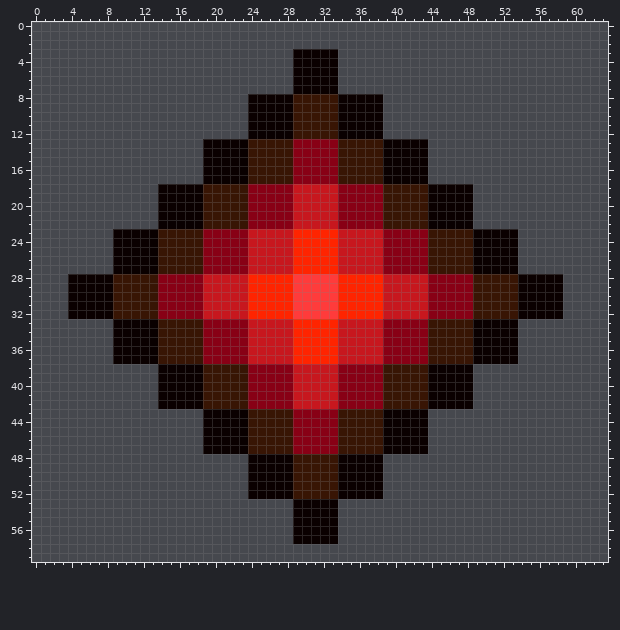
Pixel-art sprite -- comet_particle.png. Above, as it was before the edit.
The file is 64x60 pixels.
After the commit:
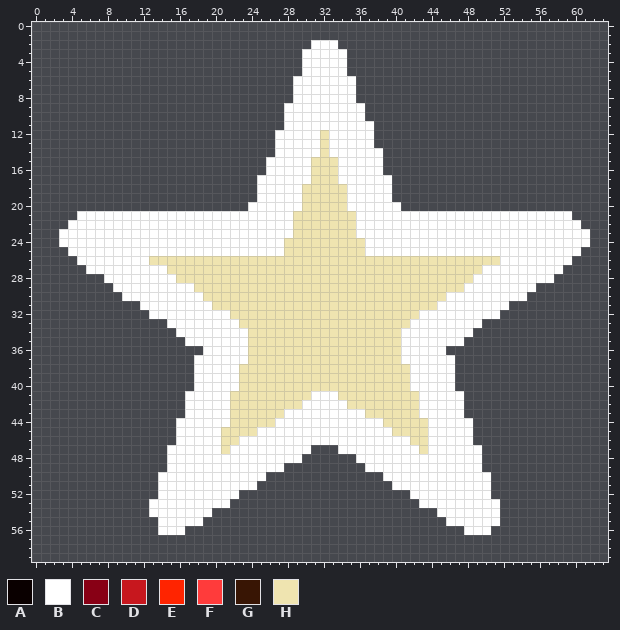
Palette (. is transparent): A #0a0000  B #ffffff  C #880015  D #c7171e  E #ff2400  F #ff3b3b  G #381504  H #efe4b0
Edits made:
Changed rows in their new state; - is an unchanged pixel.
first column x 3:
 2 ----------------------------BBB----------------------------
 3 --------------------------.BBBBB---------------------------
 4 --------------------------.BBBBB---------------------------
 5 --------------------------.BBBBB---------------------------
 6 --------------------------BBBBBBB--------------------------
 7 --------------------------BBBBBBB--------------------------
 8 ---------------------.....BBBBBBB...-----------------------
 9 ---------------------....BBBBBBBBB..-----------------------
10 ---------------------....BBBBBBBBB..-----------------------
11 ---------------------....BBBBBBBBBB.-----------------------
12 ---------------------...BBBBBHBBBBB.-----------------------
13 ----------------........BBBBBHBBBBB......------------------
14 ----------------........BBBBBHBBBBBB.....------------------
15 ----------------.......BBBBBHHHBBBBB.....------------------
16 ----------------.......BBBBBHHHBBBBB.....------------------
17 ----------------......BBBBBBHHHBBBBBB....------------------
18 -----------...........BBBBBHHHHHBBBBB.........-------------
19 -----------...........BBBBBHHHHHBBBBB.........-------------
20 -----------..........BBBBBBHHHHHBBBBBB........-------------
21 --BBBBBBBBBBBBBBBBBBBBBBBBHHHHHHHBBBBBBBBBBBBBBBBBBBBBBBB--
22 -BBBBBBBBBBBBBBBBBBBBBBBBBHHHHHHHBBBBBBBBBBBBBBBBBBBBBBBBB-
23 BBBBBBBBBBBBBBBBBBBBBBBBBBHHHHHHHBBBBBBBBBBBBBBBBBBBBBBBBBB
24 BBBBBBBBBBBBBBBBBBBBBBBBBHHHHHHHHHBBBBBBBBBBBBBBBBBBBBBBBBB
25 -BBBBBBBBBBBBBBBBBBBBBBBBHHHHHHHHHBBBBBBBBBBBBBBBBBBBBBBBB-
26 --BBBBBBBBHHHHHHHHHHHHHHHHHHHHHHHHHHHHHHHHHHHHHHHBBBBBBBB--
27 ---BBBBBBBBBHHHHHHHHHHHHHHHHHHHHHHHHHHHHHHHHHHHBBBBBBBBB---
28 -....BBBBBBBBHHHHHHHHHHHHHHHHHHHHHHHHHHHHHHHHHBBBBBBBBB.---
29 -.....BBBBBBBBBHHHHHHHHHHHHHHHHHHHHHHHHHHHHHHBBBBBBBB...---
30 -......BBBBBBBBBHHHHHHHHHHHHHHHHHHHHHHHHHHHBBBBBBBBB....---
31 -........BBBBBBBBHHHHHHHHHHHHHHHHHHHHHHHHHBBBBBBBB......---
32 -.........BBBBBBBBBHHHHHHHHHHHHHHHHHHHHHBBBBBBBBB.......---
33 ------......BBBBBBBBHHHHHHHHHHHHHHHHHHHBBBBBBBB....--------
34 ------.......BBBBBBBBHHHHHHHHHHHHHHHHHBBBBBBBB.....--------
35 ------........BBBBBBBHHHHHHHHHHHHHHHHHBBBBBBB......--------
36 ------..........BBBBBHHHHHHHHHHHHHHHHHBBBBB........--------
37 ------.........BBBBBBHHHHHHHHHHHHHHHHHBBBBBB.......--------
38 -----------....BBBBBHHHHHHHHHHHHHHHHHHHBBBBB..-------------
39 -----------....BBBBBHHHHHHHHHHHHHHHHHHHBBBBB..-------------
40 -----------....BBBBBHHHHHHHHHHHHHHHHHHHBBBBB..-------------
41 -----------...BBBBBHHHHHHHHHBBBHHHHHHHHHBBBBB.-------------
42 -----------...BBBBBHHHHHHHHBBBBBHHHHHHHHBBBBB.-------------
43 --------------BBBBBHHHHHHBBBBBBBBBHHHHHHBBBBB--------------
44 -------------BBBBBBHHHHHBBBBBBBBBBBBHHHHHBBBBB-------------
45 -------------BBBBBHHHHBBBBBBBBBBBBBBBHHHHBBBBB-------------
46 -------------BBBBBHHBBBBBBBBBBBBBBBBBBBHHBBBBB-------------
47 ------------BBBBBBHBBBBBBBBB...BBBBBBBBBHBBBBBB------------
48 ------------BBBBBBBBBBBBBBB......BBBBBBBBBBBBBB------------
49 ------------BBBBBBBBBBBBB.........BBBBBBBBBBBBB------------
50 -----------BBBBBBBBBBBB.............BBBBBBBBBBBB-----------
51 -----------BBBBBBBBBBB..............-BBBBBBBBBBB-----------
52 -----------BBBBBBBBB-...............---BBBBBBBBB-----------
53 ----------BBBBBBBBB-------.....---------BBBBBBBBB----------
54 ----------BBBBBBB---------.....-----------BBBBBBB----------
55 -----------BBBBB----------.....------------BBBBBB----------
56 -----------BBB------------.....--------------BBB-----------
57 --------------------------.....----------------------------
